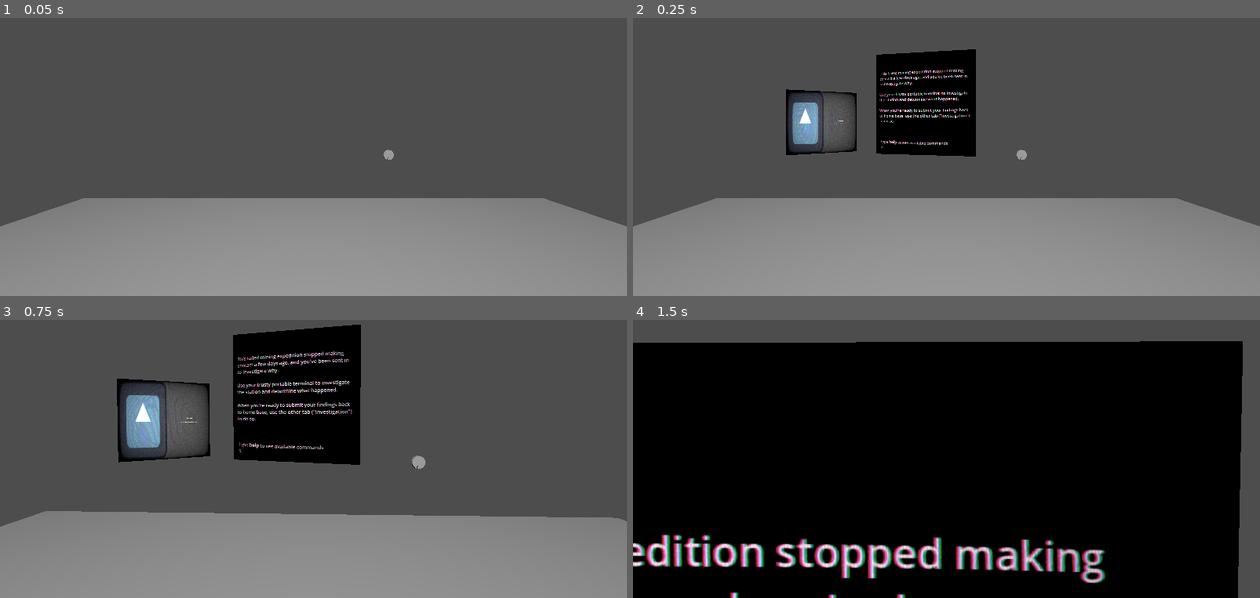
Above: before the commit, frames 1-4 (two rows, left to right).
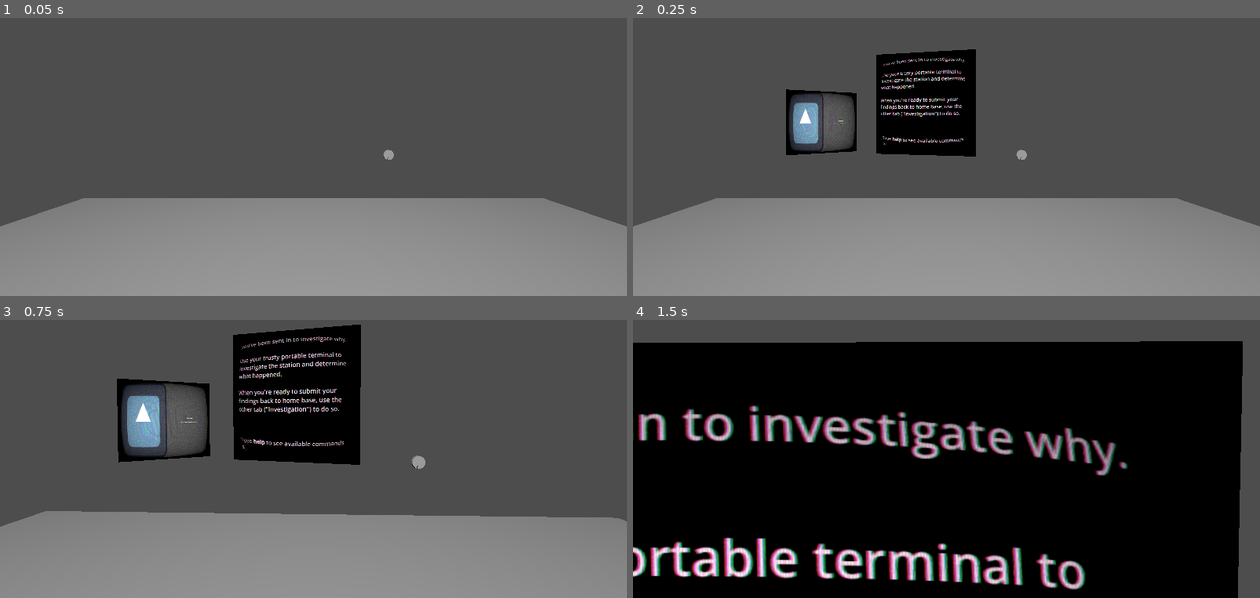
Above: after the commit, the same moments.

Repository: Samiser/spooky-signals
Game: Godot game, scene res://locations/test_area/test_area.tscn
Same seed, same stepped clock (60 frames per second), same inputs: the game is played once before the commit and once after it. This scene is started directly instead of the project's main scene. The engine's default icon, where the game draws it, is replaced by a stand-in: a white triangle on a blue panel in a dark square.
Inputs (mouse positions are in pixels of both pictures, inside the frame that each line leads up to):
- Up to frame 1 (0.05 s): no input
- Up to frame 2 (0.25 s): no input
- Up to frame 3 (0.75 s): tap Enter at 0.5 s; move the mouse to (307, 428) at 0.52 s; press the mouse at (307, 428) at 0.53 s; hold W (move_forward) from 0.53 s (still down)
- Up to frame 4 (1.5 s): keep holding W (move_forward); tap Space (jump) at 0.77 s; move the mouse to (990, 425) at 1.27 s; release the mouse at (990, 425) at 1.28 s; click (990, 425) at 1.35 s

Frame 1 is identical in both runs. In frame 2, 1.6% of the frame differs, in the area x 24-54%, y 14-49%; in frame 3, 2.6%; in frame 4, 13%, in the area x 0-79%, y 30-100%.

Commit message:
terminal and screen tweak

Diff:
--- a/entities/screen/screen.tscn
+++ b/entities/screen/screen.tscn
@@ -26,7 +26,7 @@
 shader_parameter/aberration = 0.01500004821249989
 shader_parameter/brightness = 1.4
 shader_parameter/discolor = true
-shader_parameter/warp_amount = 0.30000001425
+shader_parameter/warp_amount = 1.0
 shader_parameter/clip_warp = false
 shader_parameter/vignette_intensity = 0.4
 shader_parameter/vignette_opacity = 0.5
--- a/ui/screens/terminal/terminal.tscn
+++ b/ui/screens/terminal/terminal.tscn
@@ -60,7 +60,7 @@
 shadow_size = 30
 
 [sub_resource type="Theme" id="Theme_xukm4"]
-default_font_size = 40
+default_font_size = 50
 Button/colors/font_color = Color(1, 0.690196, 0.854902, 1)
 Button/colors/font_focus_color = Color(1, 0.690196, 0.854902, 1)
 Button/colors/font_hover_color = Color(1, 0.690196, 0.854902, 1)
